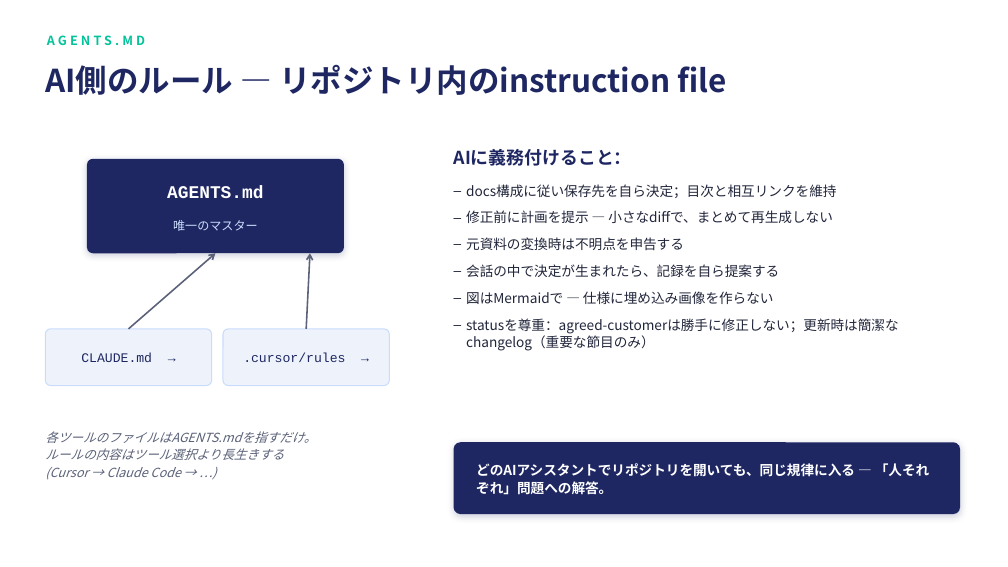
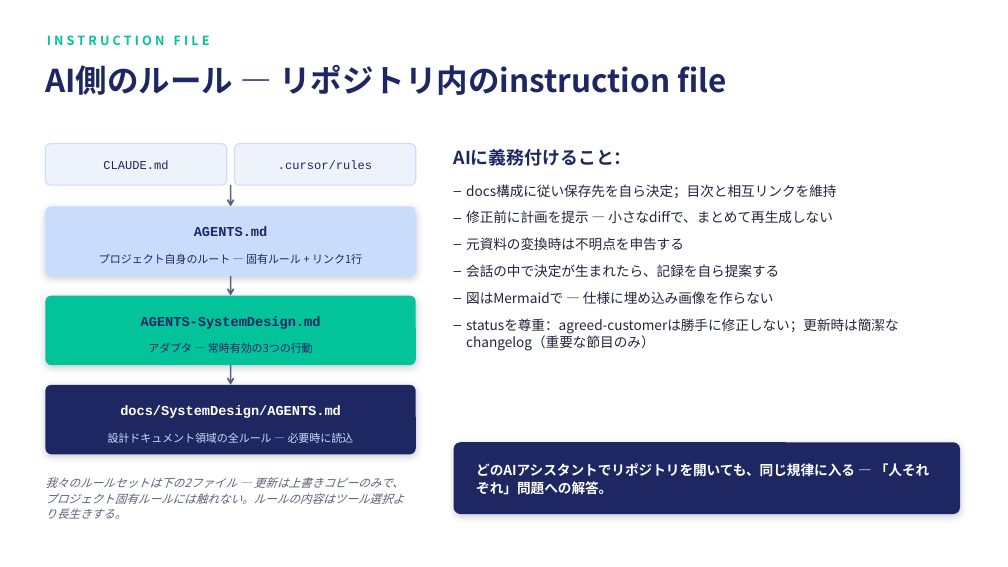
Before and after one commit to umbalaconmeogia/ai-cowork-sysdev, a slide deck: slide 9 of docs/AiAssistant/AiAssistant-team-intro.ja.pptx. Drawn at 1008x567 pixels with LibreOffice and Linux fonts; fonts in the diff are those of the drawing. Boxes give left, top, right and bottom in pixels: in the first picture for what was removed or moved away, otherwise in the second. Text is boxed around its words. In the diff, an @@ line names an element or a change of style, - is before the commit and + after.

```diff
--- a/docs/AiAssistant/AiAssistant-team-intro.ja.pptx
+++ b/docs/AiAssistant/AiAssistant-team-intro.ja.pptx
@@ text added at (x1=47, y1=35, x2=210, y2=45), 12 pt, text #02C39A, bold @@
+INSTRUCTION FILE
@@ rounded rectangle resized from (x1=45, y1=329, x2=212, y2=386) to (x1=45, y1=144, x2=227, y2=185) @@
@@ rounded rectangle at (x1=45, y1=144, x2=227, y2=185): proportions changed @@
@@ rounded rectangle at (x1=234, y1=144, x2=416, y2=185): proportions changed @@
@@ rounded rectangle resized from (x1=223, y1=329, x2=389, y2=386) to (x1=234, y1=144, x2=416, y2=185) @@
@@ text at (x1=103, y1=160, x2=168, y2=169): text changed; size 12.5 to 11.5 pt @@
-CLAUDE.md →
+CLAUDE.md
@@ text at (x1=278, y1=160, x2=372, y2=169): text changed; size 12.5 to 11.5 pt @@
-.cursor/rules →
+.cursor/rules
@@ rounded rectangle resized from (x1=87, y1=159, x2=344, y2=253) to (x1=45, y1=206, x2=416, y2=276) @@
@@ rounded rectangle at (x1=45, y1=206, x2=416, y2=276): fill #1E2761 to #CADCFC; proportions changed @@
@@ arrow added from (231, 185) to (231, 206), #5A6178 1.5 pt @@
@@ text "AGENTS.md" moved from (x1=167, y1=186, x2=264, y2=198) to (x1=194, y1=226, x2=268, y2=236) @@
@@ text "AGENTS.md" at (x1=194, y1=226, x2=268, y2=236): size 17 to 13 pt, text colour #FFFFFF to #1E2761 @@
@@ text removed at (x1=173, y1=220, x2=258, y2=231) @@
-唯一のマスター
@@ text added at (x1=99, y1=254, x2=362, y2=264), 10.5 pt, text #1E2761 @@
+プロジェクト自身のルート — 固有ルール + リンク1行
@@ arrow removed from (129, 329) to (216, 253) @@
@@ rounded rectangle added at (x1=45, y1=296, x2=416, y2=365), fill #02C39A @@
@@ arrow moved from (306, 329) - (310, 253) to (231, 276) - (231, 296) @@
@@ text at (x1=141, y1=316, x2=321, y2=329): text changed; size 12 to 13 pt; font Noto Sans CJK JP to Courier New; text colour #02C39A to #1E2761 @@
-AGENTS.MD
+AGENTS-SystemDesign.md
@@ text added at (x1=148, y1=343, x2=313, y2=353), 10.5 pt, text #1E2761 @@
+アダプタ — 常時有効の3つの行動
@@ rounded rectangle added at (x1=45, y1=385, x2=416, y2=454), fill #1E2761 @@
@@ arrow added from (231, 365) to (231, 385), #5A6178 1.5 pt @@
@@ text added at (x1=120, y1=405, x2=341, y2=418), 13 pt, text #FFFFFF, bold @@
+docs/SystemDesign/AGENTS.md
@@ text added at (x1=108, y1=433, x2=354, y2=443), 10.5 pt, text #CADCFC @@
+設計ドキュメント領域の全ルール — 必要時に読込
@@ text at (x1=45, y1=477, x2=404, y2=519): text changed; size 12 to 11 pt @@
-各ツールのファイルはAGENTS.mdを指すだけ。
-ルールの内容はツール選択より長生きする
-(Cursor → Claude Code → …)
+我々のルールセットは下の2ファイル — 更新は上書きコピーのみで、プロジェクト固有ルールには触れない。ルールの内容はツール選択より長生きする。
```
Also in this commit, not shown: 3 other files.
